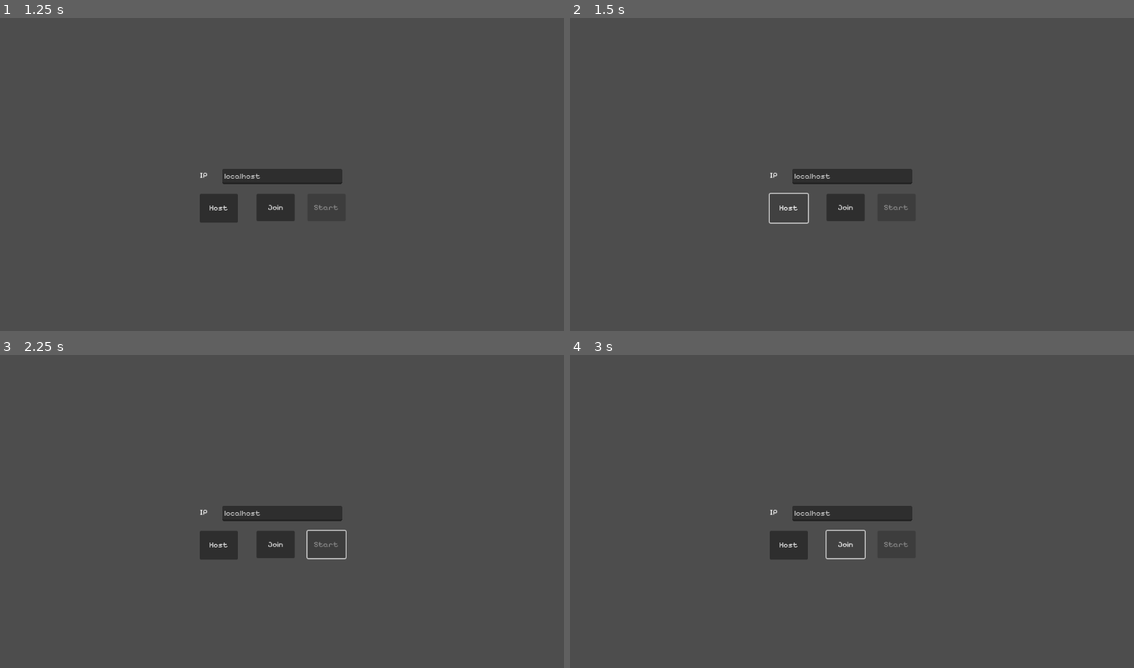
Above: before the commit, frames 1-4 (two rows, left to right).
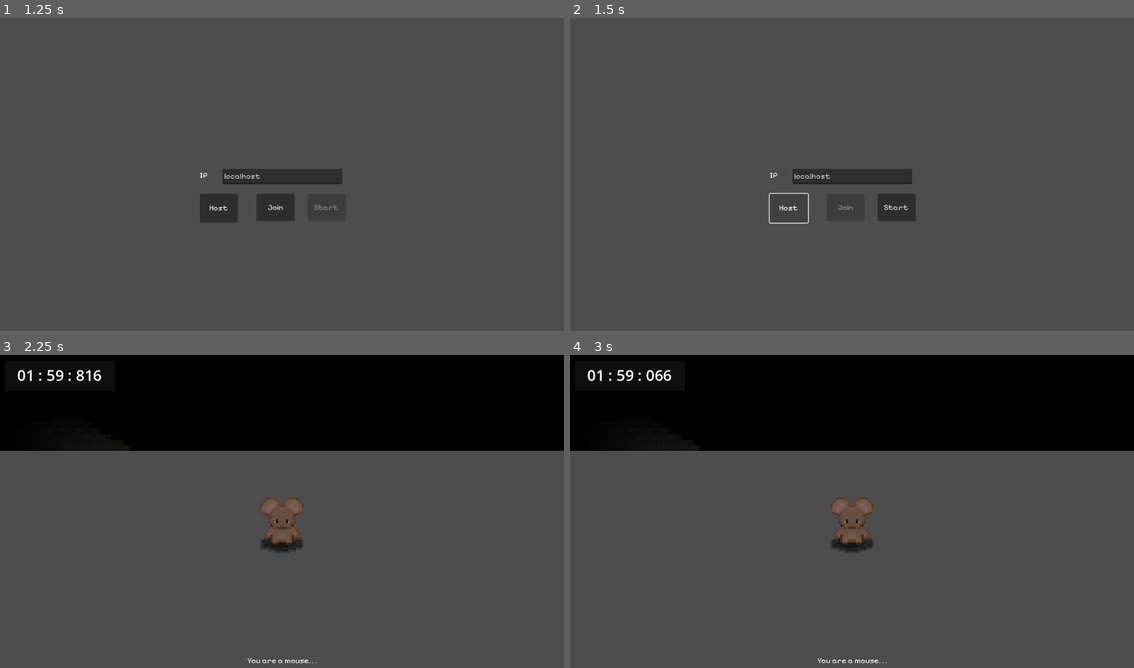
Above: after the commit, the same moments.

Repository: ej31415/Rat
Game: Godot game, scene res://main.tscn
The game is run twice, just before and just after one commit, with the same random seed, the same clock (stepped at 60 frames per second) and the same inputs.
Inputs (mouse positions are in pixels of both pictures, inside the frame that each line leads up to):
- Up to frame 1 (1.25 s): tap Enter at 0.5 s; hold D (RIGHT) from 0.53 s (still down); hold X (ATTACK) from 0.53 s (still down)
- Up to frame 2 (1.5 s): release D (RIGHT) at 1.25 s; release X (ATTACK) at 1.25 s; click "Host" at 1.25 s
- Up to frame 3 (2.25 s): click (327, 545) at 2 s, where only the run after the commit has a clickable "Start"
- Up to frame 4 (3 s): click (846, 545) at 2.75 s, where only the run before the commit has a clickable "Join"

Frame 1 is identical in both runs. In frame 2, less than 0.1% of the frame differs, in the area x 47-60%, y 59-62%; in frame 3, 33%, in the area x 0-100%, y 0-99%; in frame 4, 33%.
Error before the commit: Parse Error: Unindent doesn't match the previous indentation level. (res://main.gd:85)

Commit message:
make play button reset timer font color and rat win screen

Diff:
--- a/main.gd
+++ b/main.gd
@@ -69,7 +69,9 @@
 	$HUD/Role.text = "You are a " + role + ". . ."
 	$TimerCanvasLayer.start(1000*120)
 	$WinScreen/MiceWin.visible = false
+	$WinScreen/RatWins.visible = false
 	$WinScreen/Again.visible = false
+	$TimerCanvasLayer/Panel/TimeLeft.label_settings.font_color = Color(1.0, 1.0, 1.0)
 	game_ended = false
 
 func _on_timer_timeout() -> void:
@@ -84,7 +86,7 @@
 	else:
 		$WinScreen/RatWins.visible = true
 
-  if is_host: # allow only host to start new game
+	if is_host: # allow only host to start new game
 		$WinScreen/Again.visible = true
 	# reset player positions and lock
 	for player in get_tree().get_nodes_in_group("player"):
